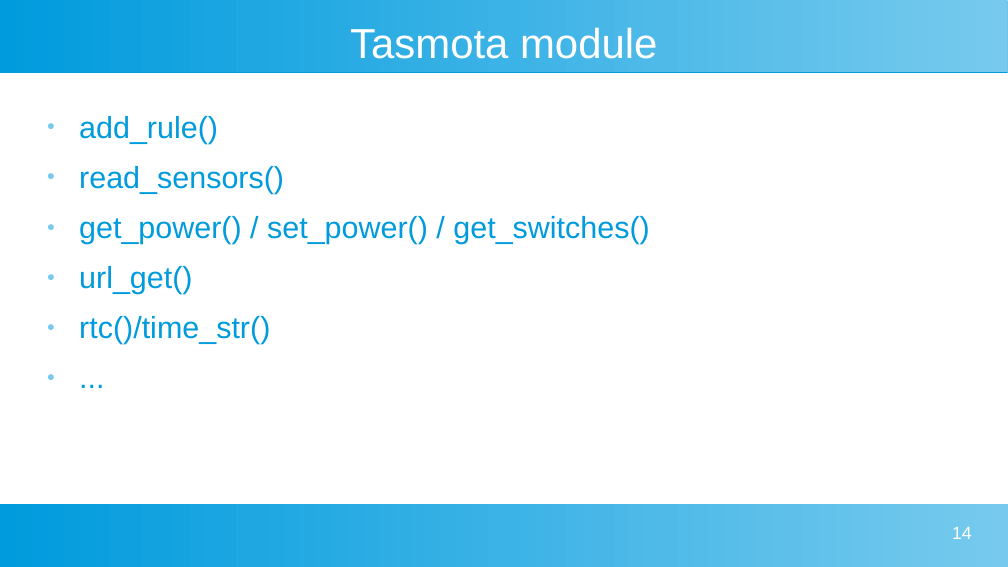
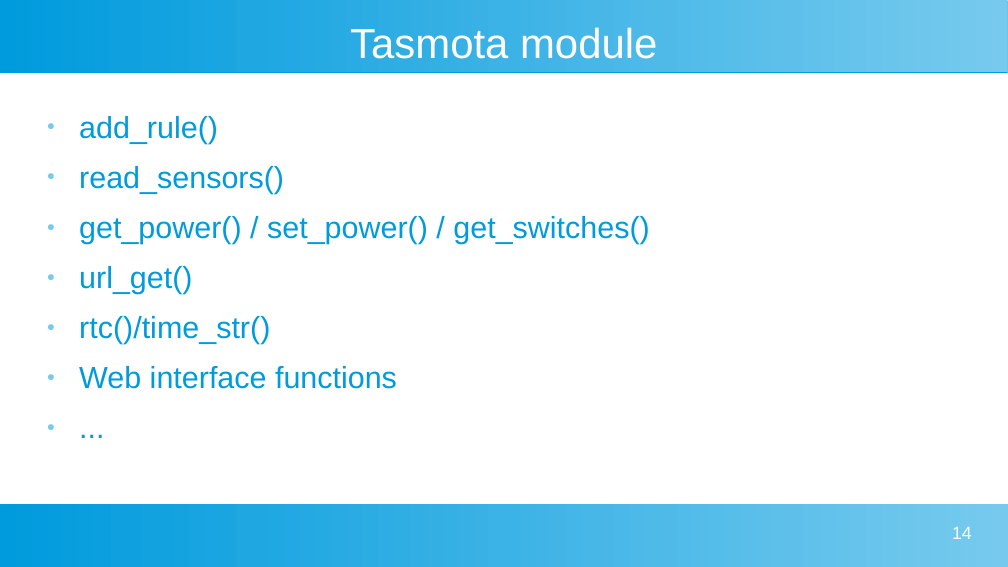
Before and after one commit to darrylb123/EO2024, a slide deck: slide 14 of EO2024-Tasmota+Berry.odp. Drawn at 1008x567 pixels with LibreOffice and Linux fonts; fonts in the diff are those of the drawing. Boxes give left, top, right and bottom in pixels: in the first picture for what was removed or moved away, otherwise in the second. Text is boxed around its words. In the diff, an @@ line names an element or a change of style, - is before the commit and + after.

```diff
--- a/EO2024-Tasmota+Berry.odp
+++ b/EO2024-Tasmota+Berry.odp
@@ text at (79,366,397,389): paragraph added @@
+● Web interface functions
```
Also in this commit, not shown: 3 other slides changed, 2 slides added.
